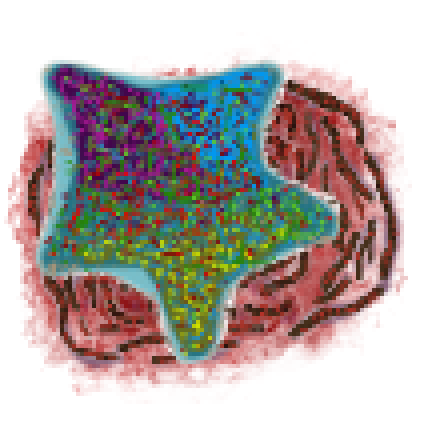
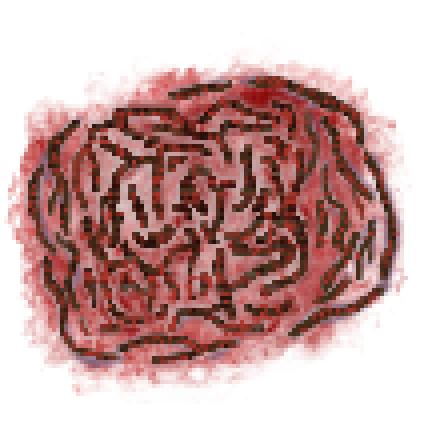
Layer changes from the first 424×424 image to the second:
hid group "hallow" (18 layers) over [32, 56, 340, 364]
hid group "corruption" (7 layers) over [32, 56, 340, 364]
hid group "jungle" (7 layers) over [68, 96, 296, 332]
